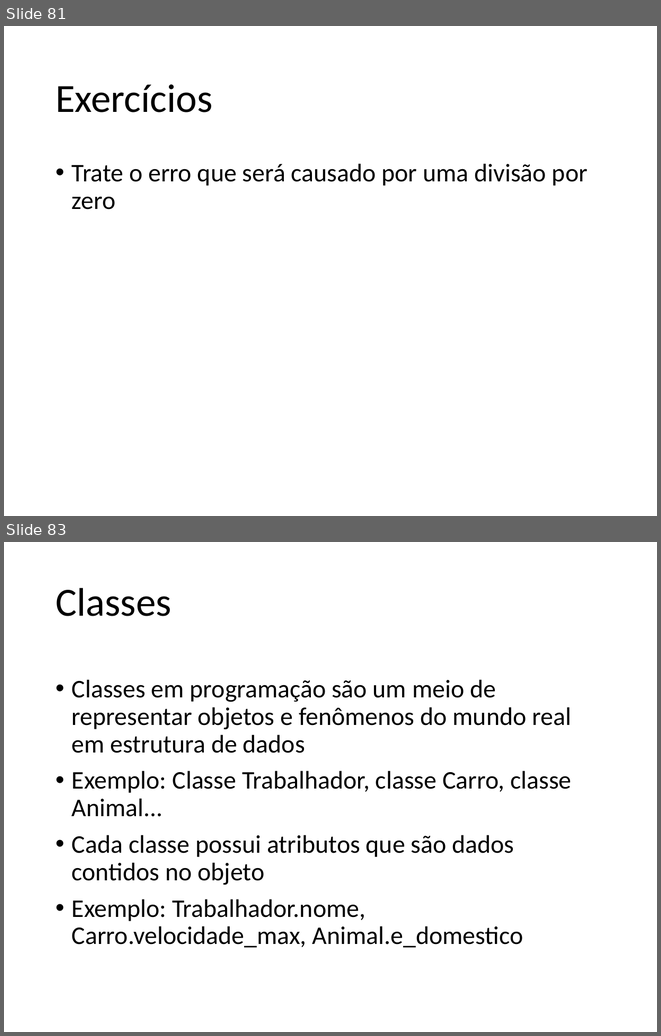
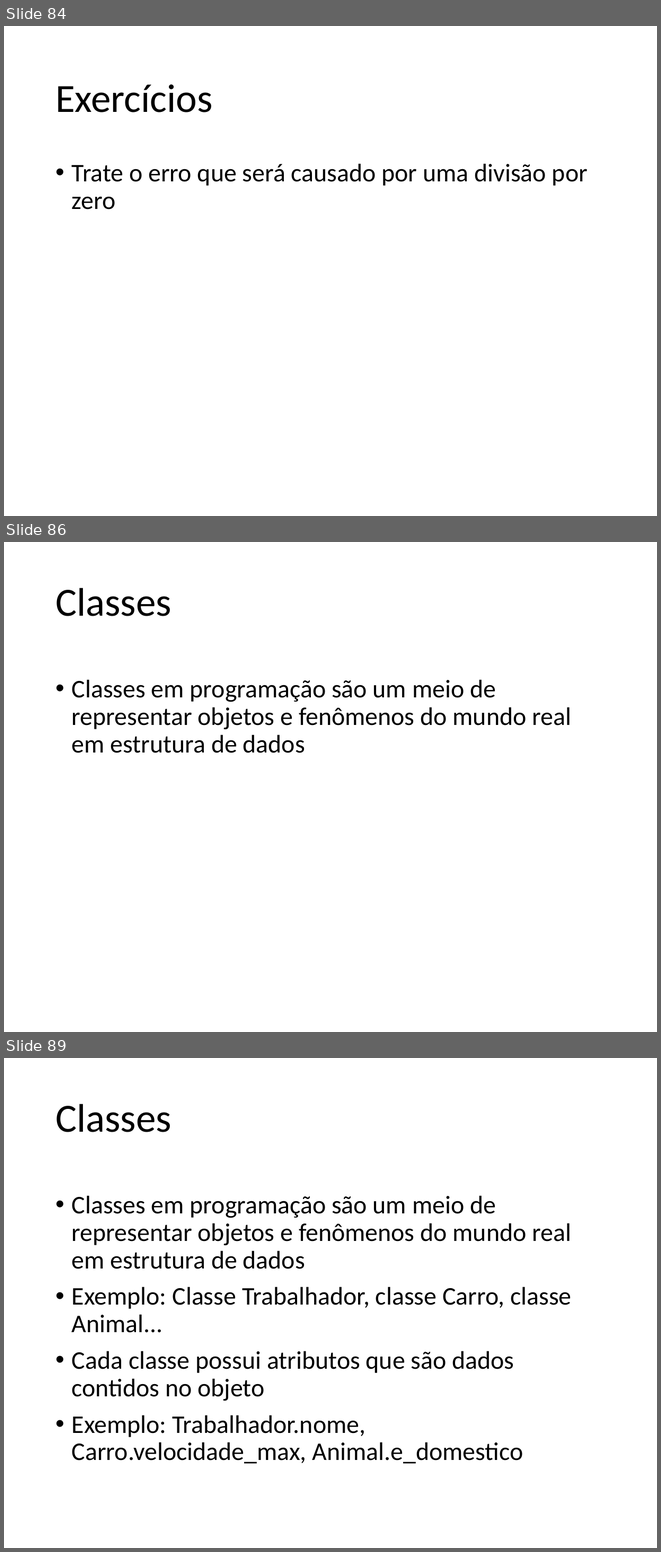
Before and after one commit to fernandoFernandeSantos/minicurso_python_2019, a slide deck: aula.pptx. Shown one above the other, each under a label of ours: slides 81 and 83 before the commit, slides 84, 86 and 89 after it; the slides between them are not shown. The pictures are 661x1036 and 661x1552 pixels, drawn with LibreOffice and Linux fonts; fonts in the diff are those of the drawing. Boxes give left, top, right and bottom in pixels: in the first picture for what was removed or moved away, otherwise in the second. Text is boxed around its words. In the diff, an @@ line names an element or a change of style, - is before the commit and + after.

```diff
--- a/aula.pptx
+++ b/aula.pptx
@@ slide 86 added at (4,542,657,1032), background #FFFFFF @@
@@ title added at (55,588,171,616), 44 pt, text #000000 @@
+Classes
@@ text added at (72,679,571,753), 28 pt, text #000000 @@
+• Classes em programação são um meio de representar objetos e fenômenos do mundo real em estrutura de dados
@@ what was slide 81 is now slide 84 @@
@@ what was slide 83 is now slide 89 @@
```
Also in this commit, not shown: 10 slides changed, 9 other slides added, 2 other files.
